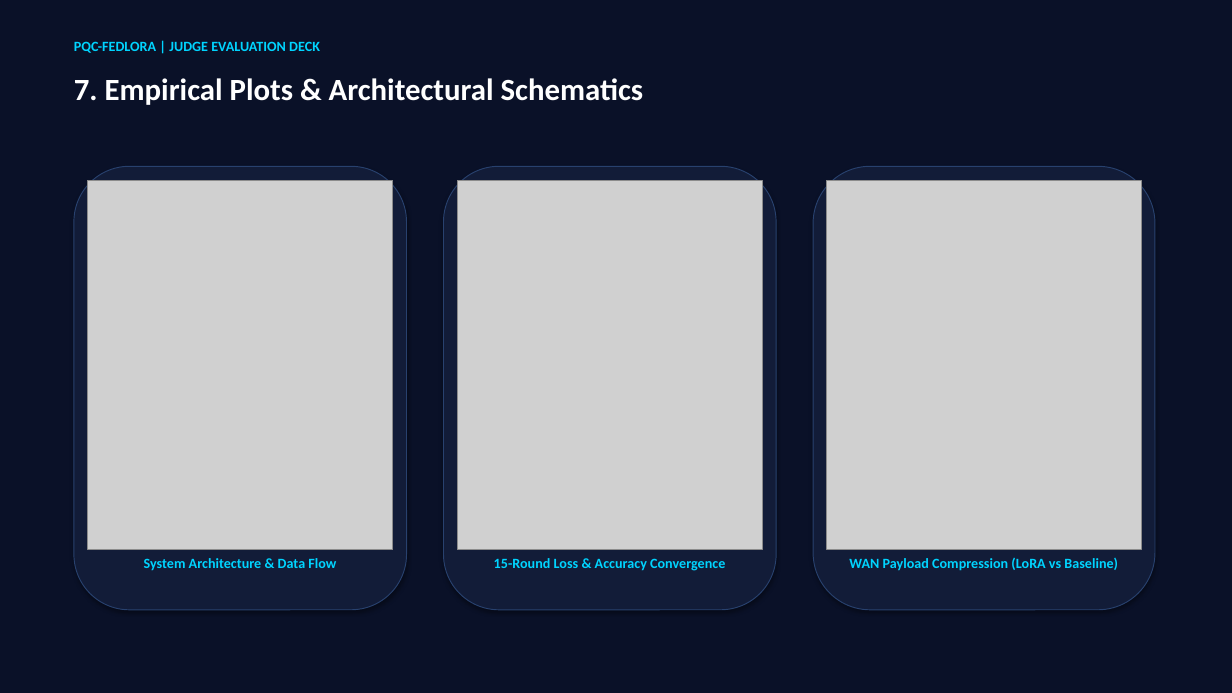
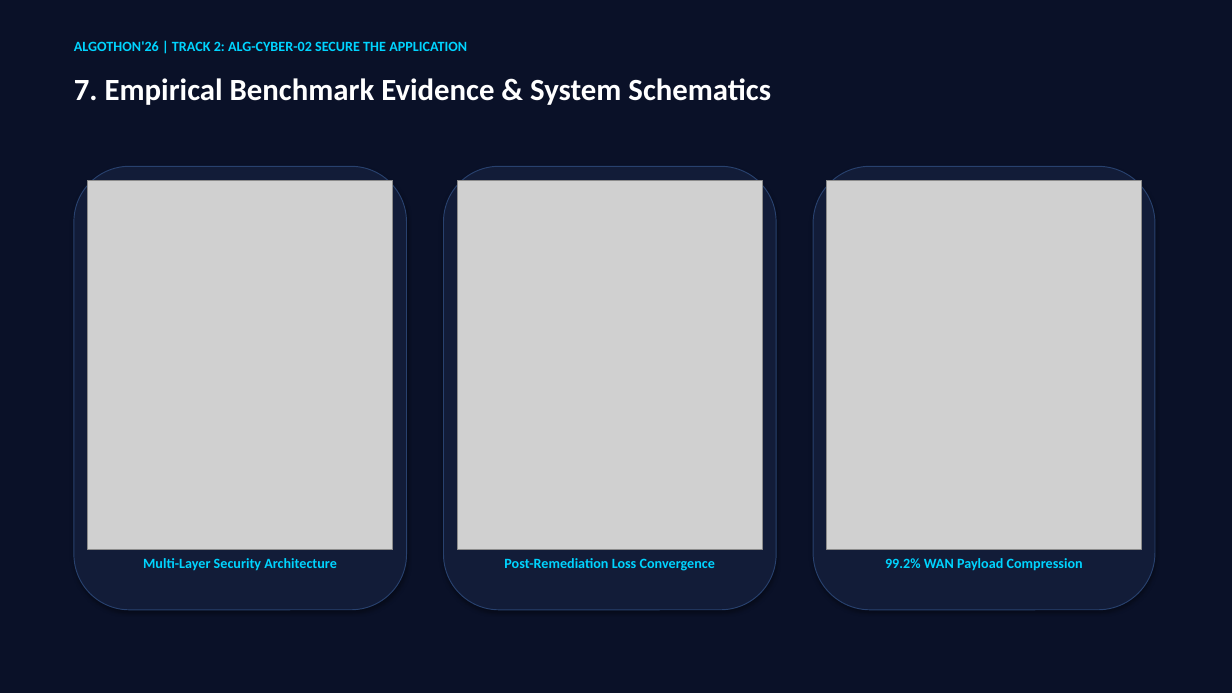
Before and after one commit to mritunjay065/hallucination, a slide deck: slide 8 of PQC_FedLoRA_Judge_Presentation.pptx. Drawn at 1232x693 pixels with LibreOffice and Linux fonts; fonts in the diff are those of the drawing; grey boxes stand for pictures. Boxes give left, top, right and bottom in pixels: in the first picture for what was removed or moved away, otherwise in the second. Text is boxed around its words. In the diff, an @@ line names an element or a change of style, - is before the commit and + after.

Commit message:
docs(presentation): update judge presentation to align with ALG-CYBER-02 rubrics

```diff
--- a/PQC_FedLoRA_Judge_Presentation.pptx
+++ b/PQC_FedLoRA_Judge_Presentation.pptx
@@ text at [74,41,467,51]: text changed @@
-PQC-FEDLORA | JUDGE EVALUATION DECK
+ALGOTHON'26 | TRACK 2: ALG-CYBER-02 SECURE THE APPLICATION
@@ text at [74,78,771,105]: text changed @@
-7. Empirical Plots & Architectural Schematics
+7. Empirical Benchmark Evidence & System Schematics
@@ text at [143,558,337,571]: text changed @@
-System Architecture & Data Flow
+Multi-Layer Security Architecture
@@ text at [504,558,715,571]: text changed @@
-15-Round Loss & Accuracy Convergence
+Post-Remediation Loss Convergence
@@ text at [885,558,1083,571]: text changed @@
-WAN Payload Compression (LoRA vs Baseline)
+99.2% WAN Payload Compression
```
Also in this commit, not shown: 6 other slides changed, 3 slides added, 3 slides removed.
